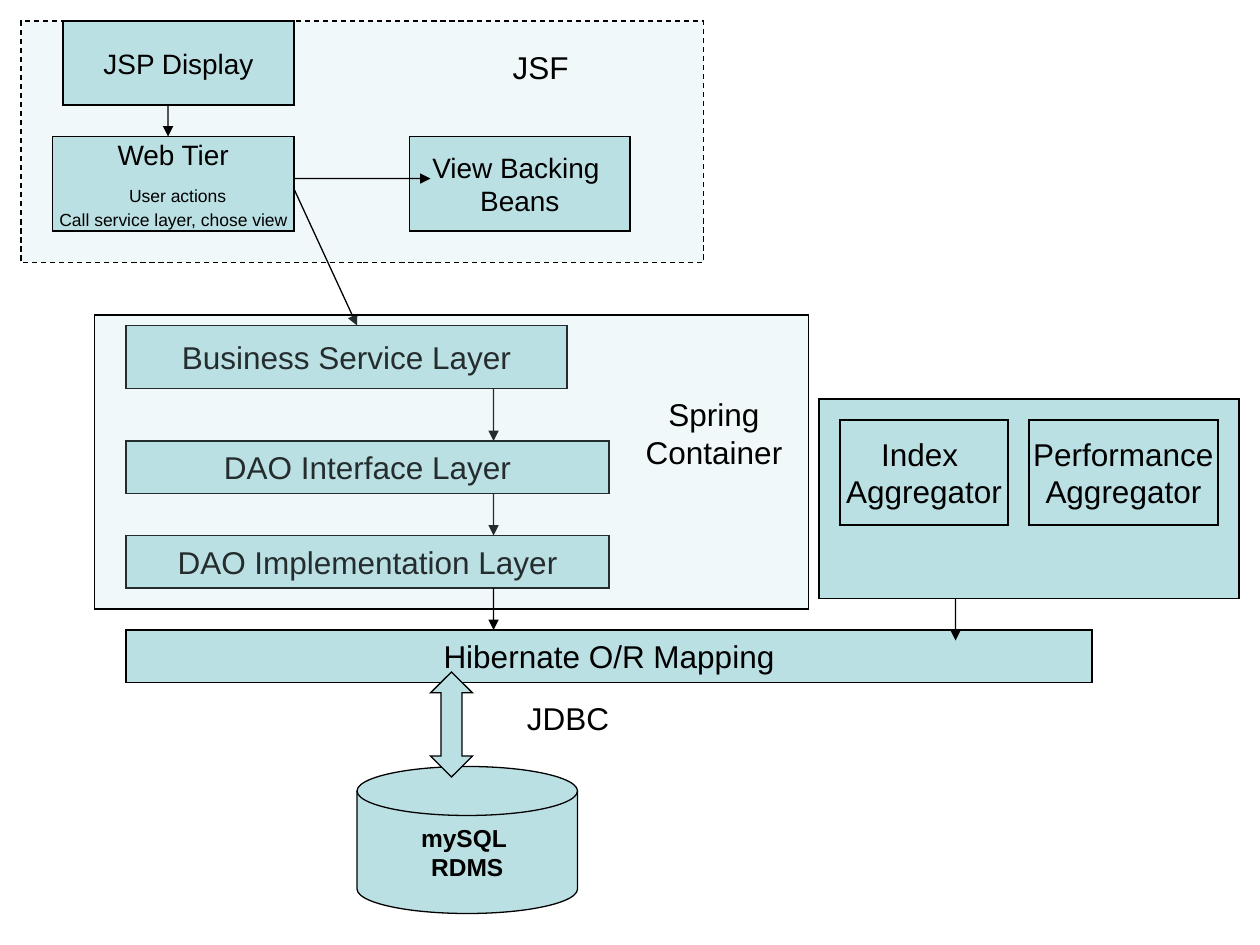
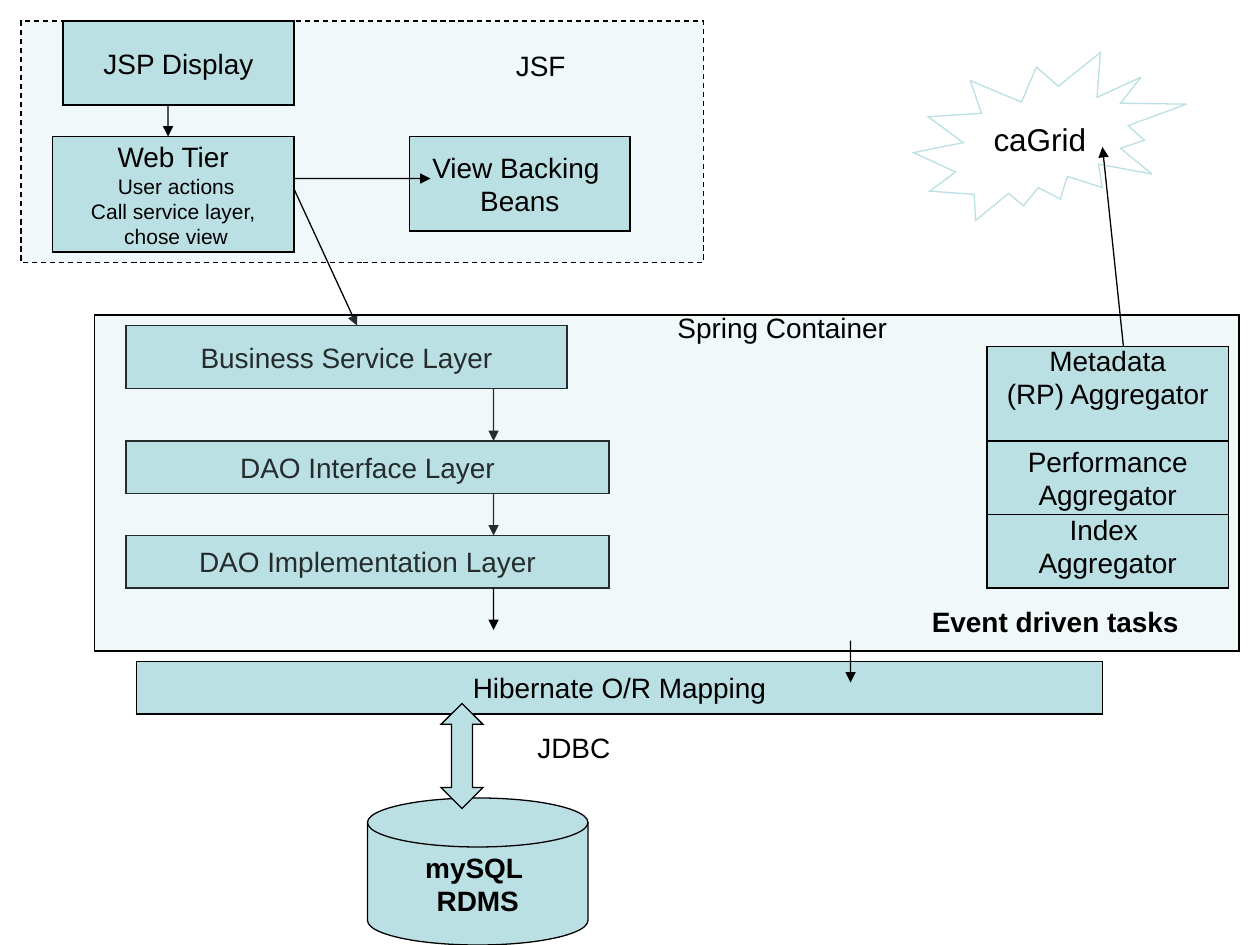
Before and after one commit to NCIP/cagrid-portal, a slide deck: slide 4 of cagrid-1-0/Documentation/docs/portal/AppLayerDiagram.ppt (slide 2 before the commit). Drawn at 1260x945 pixels with LibreOffice and Linux fonts; fonts in the diff are those of the drawing. Boxes give left, top, right and bottom in pixels: in the first picture for what was removed or moved away, otherwise in the second. Text is boxed around its words. In the diff, an @@ line names an element or a change of style, - is before the commit and + after.

```diff
--- a/cagrid-1-0/Documentation/docs/portal/AppLayerDiagram.ppt
+++ b/cagrid-1-0/Documentation/docs/portal/AppLayerDiagram.ppt
@@ irregular seal added at (914,53,1187,220), fill #FFFFFF at 60% opacity, outline #BBE0E3 0.74 pt, 18 pt, text #000000 @@
+caGrid
@@ rectangle "Web Tier": place and size @@
-rectangle "Web Tier" at (53,136,295,231)
+rectangle "Web Tier" at (53,136,295,252)
@@ arrow added from (1124, 346) to (1102, 147), #000000 0.74 pt @@
@@ text in rectangle at (118,178,234,195): size 10 to 12 pt in "User actions" @@
@@ text in rectangle at (91,203,255,245): text changed; size 10 to 12 pt @@
-Call service layer, chose view
+Call service layer,
+chose view
@@ rectangle: place and size @@
-rectangle at (94,315,809,609)
+rectangle at (94,315,1239,651)
@@ size 18 to 16 pt; less space between paragraphs in 3 elements at (516,56,566,77), (537,738,610,759), (677,317,887,344) @@
@@ text "Spring Container": place and size @@
-text "Spring Container" at (646,403,783,465)
+text "Spring Container" at (677,317,887,344)
@@ rectangle added at (987,346,1228,441), fill #BBE0E3, outline #000000 0.74 pt, 16 pt, text #000000 @@
+Metadata
+(RP) Aggregator
@@ rectangle removed at (819,399,1239,598) @@
@@ rectangle "Performance": place and size @@
-rectangle "Performance" at (1029,420,1218,524)
+rectangle "Performance" at (987,441,1228,514)
@@ size 18 to 16 pt in 6 elements at (126,441,609,494), (126,325,567,388), (126,536,609,588), (136,662,1102,714), (987,441,1228,514), (987,504,1228,588) @@
@@ rectangle "Index": place and size @@
-rectangle "Index" at (840,420,1008,524)
+rectangle "Index" at (987,504,1228,588)
@@ text added at (932,611,1178,633), 16 pt, text #000000, bold @@
+Event driven tasks
@@ arrow moved from (955, 598) - (955, 640) to (850, 640) - (850, 683) @@
@@ 1 rectangle, 1 cylinder, 1 text, 1 up down arrow: place and size @@
-1 rectangle, 1 cylinder, 1 text, 1 up down arrow at (126,630,1092,914)
+1 rectangle, 1 cylinder, 1 text, 1 up down arrow at (136,662,1102,945)
@@ cylinder "mySQL" at (368,798,588,945): size 14 to 16 pt @@
```
Also in this commit, not shown: 1 other slide changed, 2 slides added, 1 slide removed, 3 other files.
